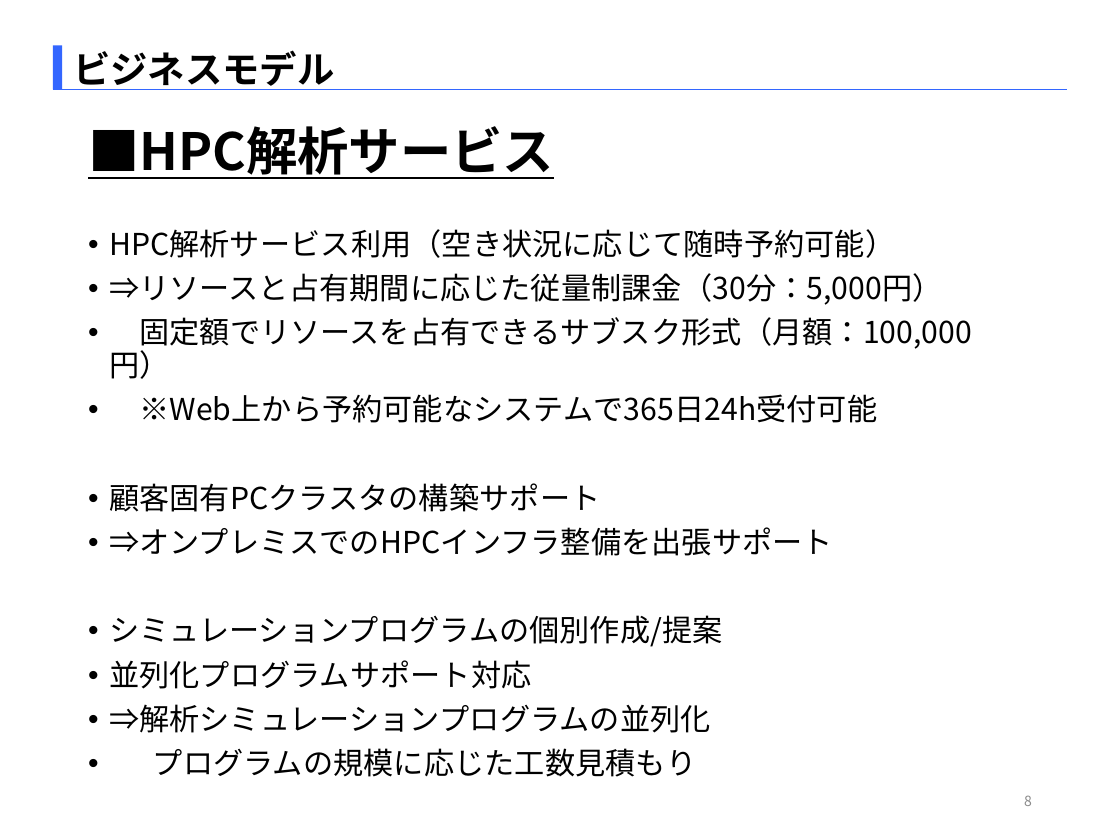
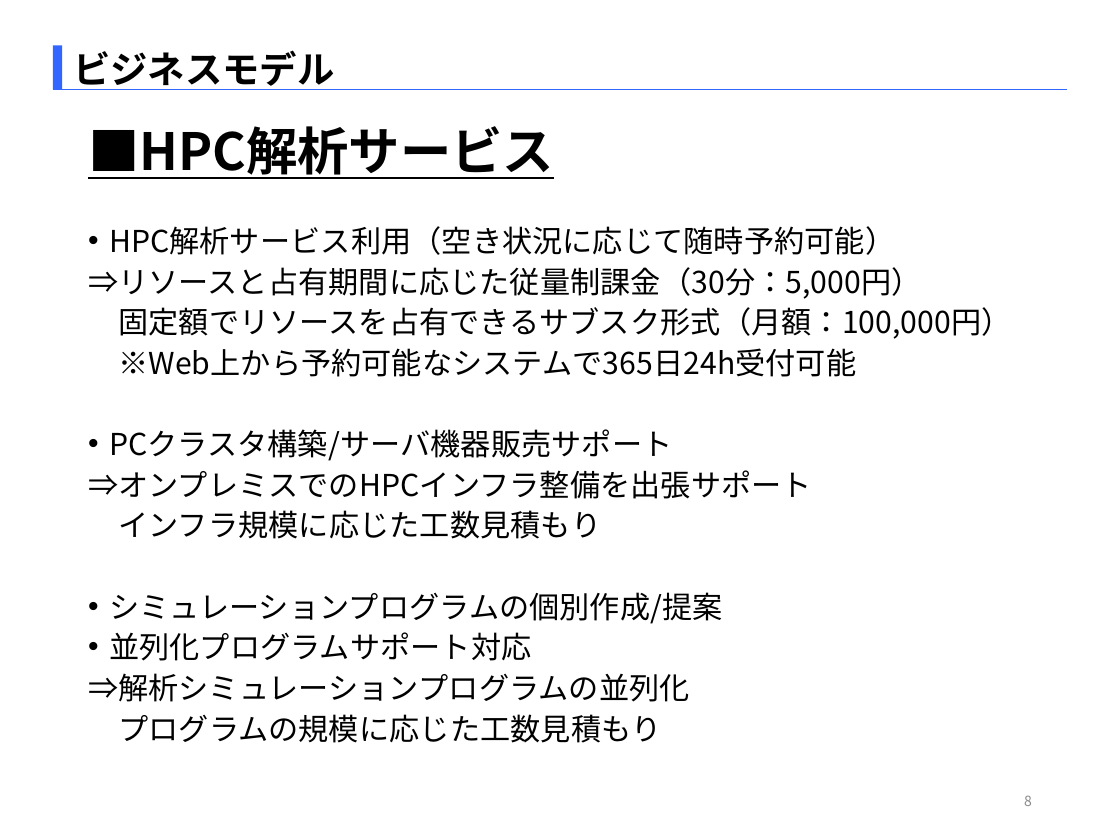
Before and after one commit to SITH-YN/PythonTool, a slide deck: slide 8 of Temp/EMB本部_中村洋太_290863_[HPC解析_CC&ECサービス].pptx. Drawn at 1120x840 pixels with LibreOffice and Linux fonts; fonts in the diff are those of the drawing. Boxes give left, top, right and bottom in pixels: in the first picture for what was removed or moved away, otherwise in the second. Text is boxed around its words. In the diff, an @@ line names an element or a change of style, - is before the commit and + after.

```diff
--- a/Temp/EMB本部_中村洋太_290863_[HPC解析_CC&ECサービス].pptx
+++ b/Temp/EMB本部_中村洋太_290863_[HPC解析_CC&ECサービス].pptx
@@ text at bbox=[88, 226, 1011, 743]: line spacing 0.9 to 0.8; bullet • to none @@
@@ text at bbox=[109, 429, 672, 461]: text changed @@
-• 顧客固有PCクラスタの構築サポート
+• PCクラスタ構築/サーバ機器販売サポート
@@ text at bbox=[118, 510, 601, 539]: paragraph added @@
+インフラ規模に応じた工数見積もり
```
Also in this commit, not shown: 11 other slides changed.
